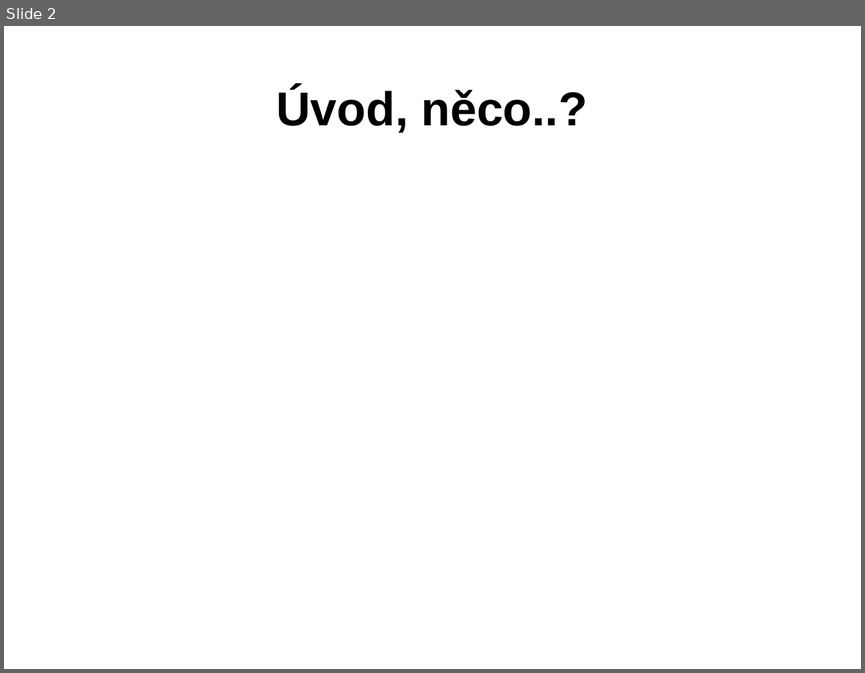
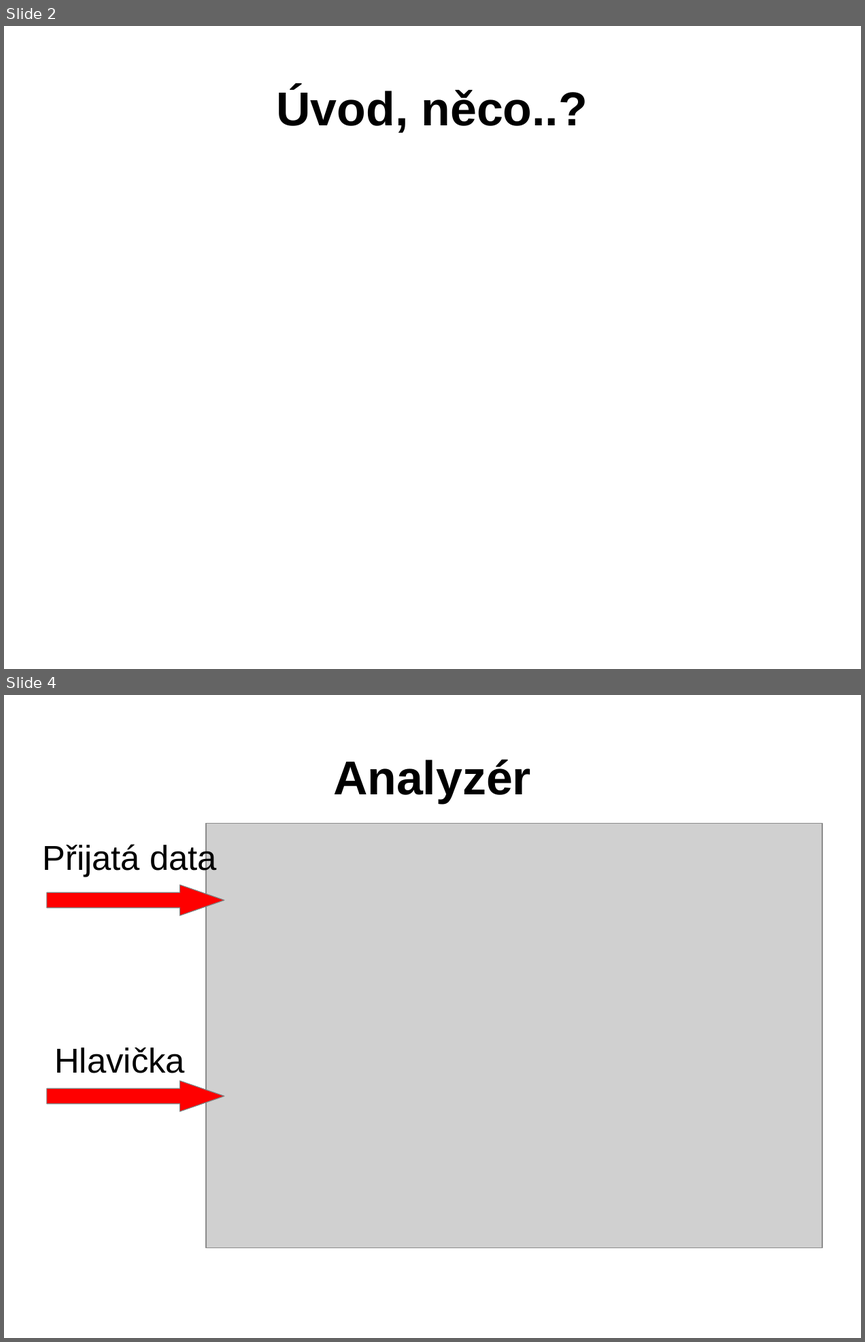
Before and after one commit to Tasssadar/soc, a slide deck: prezentace.ppt. Shown one above the other, each under a label of ours: slide 2 before the commit, slides 2 and 4 after it; the slides between them are not shown. The pictures are 865x673 and 865x1342 pixels, drawn with LibreOffice and Linux fonts; fonts in the diff are those of the drawing; grey boxes stand for pictures; background and template pictures are left out. Boxes give left, top, right and bottom in pixels: in the first picture for what was removed or moved away, otherwise in the second. Text is boxed around its words. In the diff, an @@ line names an element or a change of style, - is before the commit and + after.

```diff
--- a/prezentace.ppt
+++ b/prezentace.ppt
@@ slide 4 added at [4,695,861,1338], background picture (left out) @@
@@ title added at [333,759,531,804], 44 pt, text #000000, bold @@
+Analyzér
@@ picture added at [206,824,823,1248] @@
@@ text added at [42,843,217,877], 32 pt, text #000000 @@
+Přijatá data
@@ right arrow added at [47,885,224,915], fill #FF0000, outline #808080 0.74 pt @@
@@ text added at [54,1047,185,1073], 32 pt, text #000000 @@
+Hlavička
@@ right arrow added at [47,1081,224,1111], fill #FF0000, outline #808080 0.74 pt @@
```
Also in this commit, not shown: 4 slides changed, 1 slide removed, 5 other files.
